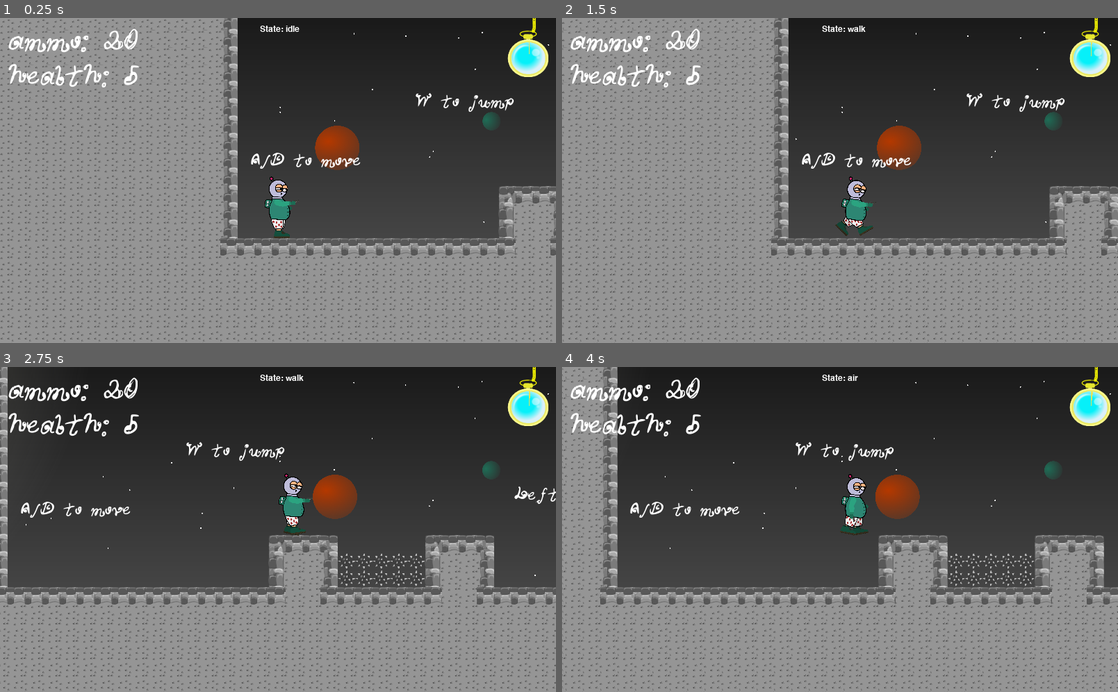
Above: before the commit, frames 1-4 (two rows, left to right).
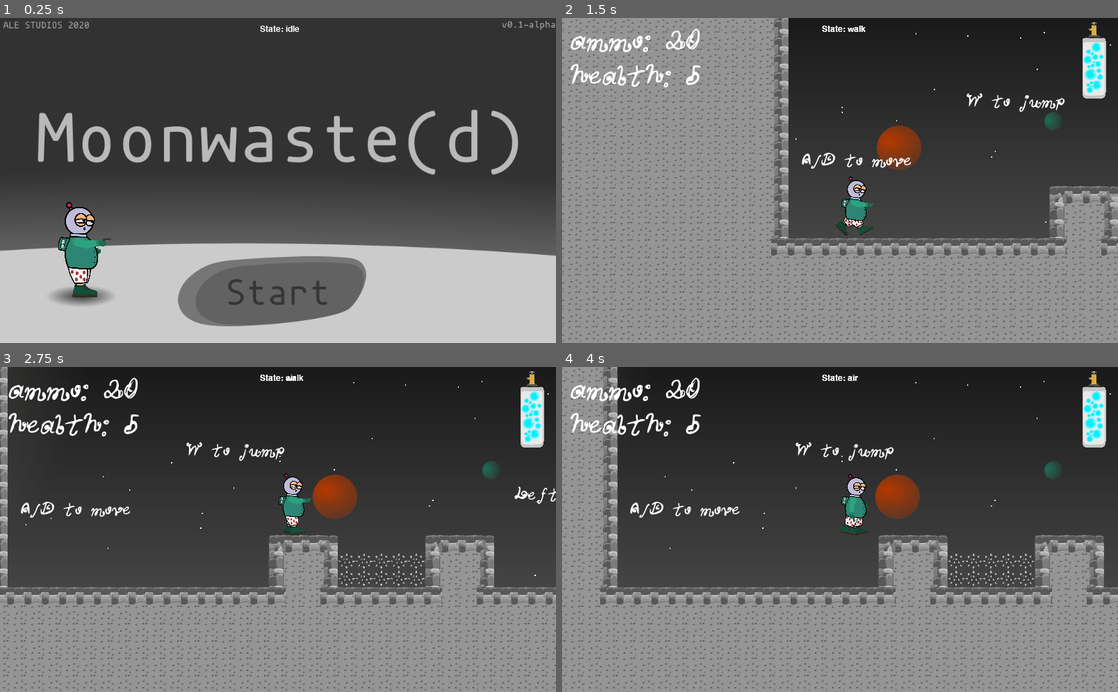
Above: after the commit, the same moments.

Repository: sredna43/gameoff2020
Game: Godot game, scene res://Main.tscn
Two runs of this game, one before a commit and one after it. Both use one fixed random seed, a clock stepped at 60 frames per second and the inputs below.
Inputs (mouse positions are in pixels of both pictures, inside the frame that each line leads up to):
- Up to frame 1 (0.25 s): no input
- Up to frame 2 (1.5 s): click (834, 291) at 0.52 s; move the mouse to (962, 164) at 1.27 s; press the mouse at (962, 164) at 1.28 s; hold D (player_right) from 1.28 s (still down)
- Up to frame 3 (2.75 s): keep holding D (player_right); tap Space (player_jump) at 1.52, 2.27 s; move the mouse to (166, 545) at 2.02 s; release the mouse at (166, 545) at 2.03 s; tap Shift (player_run) at 2.1 s; click (166, 545) at 2.3 s
- Up to frame 4 (4 s): move the mouse to (895, 458) at 2.77 s; release D (player_right) at 2.78 s; press the mouse at (895, 458) at 2.78 s; hold A (player_left) 2.78-3.53 s; move the mouse to (812, 594) at 3.52 s; release the mouse at (812, 594) at 3.53 s; hold D (player_right) from 3.53 s (still down); click (812, 594) at 3.6 s; tap Space (player_jump) at 3.77 s

The runs differ from the first frame. In frame 1, 65% of the frame differs, in the area x 0-100%, y 0-100%; in frame 2, 1.1%; in frame 3, 1.1%; in frame 4, 1.1%.

Commit message:
Added a main menu

Diff:
--- a/Godot/Main.tscn
+++ b/Godot/Main.tscn
@@ -1,12 +1,16 @@
-[gd_scene load_steps=4 format=2]
+[gd_scene load_steps=5 format=2]
 
 [ext_resource path="res://main.gd" type="Script" id=1]
 [ext_resource path="res://scenes/huds/hud/GameHUD.tscn" type="PackedScene" id=2]
+[ext_resource path="res://scenes/huds/main_menu/MainMenu.tscn" type="PackedScene" id=3]
 [ext_resource path="res://scenes/huds/pause_menu/PauseMenu.tscn" type="PackedScene" id=4]
 
 [node name="Main" type="Node"]
 pause_mode = 2
 script = ExtResource( 1 )
+
+[node name="MainMenu" parent="." instance=ExtResource( 3 )]
+visible = false
 
 [node name="PauseMenu" parent="." instance=ExtResource( 4 )]
 margin_left = 358.095
--- a/Godot/global.gd
+++ b/Godot/global.gd
@@ -5,6 +5,8 @@
 ### Game variables ###
 
 var dev: bool = true
+enum GAME_STATES {MENU, PAUSED, PLAYING}
+var game_state = GAME_STATES.MENU
 
 # Worlds
 var worlds: Dictionary = {
--- a/Godot/main.gd
+++ b/Godot/main.gd
@@ -4,14 +4,21 @@
 
 onready var global: Node = get_node("/root/Global")
 onready var _pause_menu = $PauseMenu
+onready var _main_menu = $MainMenu
+onready var _start_button = $MainMenu/Menu/StartButton
 var current_world: String = "Moon"
 var current_level: String = "Level1"
 
 func _ready() -> void:
+    _main_menu.open()
+    _start_button.connect("pressed", self, "start_game")
+
+func start_game() -> void:
+    _main_menu.close()
+    global.game_state = global.GAME_STATES.PLAYING
     global.current_level_path = global.worlds[current_world][current_level]
     global.things_that_kill_you = global.death_by_world[current_world]
     global.on_checkpoint = 0
-
     global.goto_scene(global.current_level_path)
 
 func _unhandled_input(event):
--- a/Godot/scenes/huds/hud/GameHUD.gd
+++ b/Godot/scenes/huds/hud/GameHUD.gd
@@ -9,5 +9,6 @@
 onready var global: Node = get_node("/root/Global")
 
 func _physics_process(_delta: float) -> void:
+    visible = global.game_state == global.GAME_STATES.PLAYING
     ammo_label.text = "ammo: " + str(global.ammo)
     health_label.text = "health: " + str(global.health)
--- a/Godot/scenes/huds/hud/GameHUD.tscn
+++ b/Godot/scenes/huds/hud/GameHUD.tscn
@@ -27,7 +27,8 @@
 [node name="HealthLabel" parent="Labels" instance=ExtResource( 3 )]
 
 [node name="OxygenBar" parent="." instance=ExtResource( 4 )]
-margin_left = 909.437
-margin_top = -1.15431
-margin_right = 1000.44
-margin_bottom = 108.846
+margin_left = 947.535
+margin_top = 8.37007
+margin_right = 1223.53
+margin_bottom = 887.37
+rect_scale = Vector2( 0.16, 0.16 )
--- a/Godot/scenes/huds/hud/OxygenBar.tscn
+++ b/Godot/scenes/huds/hud/OxygenBar.tscn
@@ -13,16 +13,16 @@
 }
 
 [node name="CenterContainer" type="CenterContainer" parent="."]
-margin_right = 91.0
-margin_bottom = 110.0
+margin_right = 276.0
+margin_bottom = 879.0
 
 [node name="TextureProgress" type="TextureProgress" parent="CenterContainer"]
-margin_right = 91.0
-margin_bottom = 110.0
+margin_right = 276.0
+margin_bottom = 879.0
 value = 100.0
 texture_under = ExtResource( 3 )
 texture_progress = ExtResource( 2 )
-fill_mode = 5
+fill_mode = 3
 radial_center_offset = Vector2( 10, 20 )
 __meta__ = {
 "_edit_use_anchors_": false
--- /dev/null
+++ b/Godot/scenes/huds/main_menu/MainMenu.tscn
@@ -0,0 +1,63 @@
+[gd_scene load_steps=8 format=2]
+
+[ext_resource path="res://assets/hud/main_menu.png" type="Texture" id=1]
+[ext_resource path="res://scenes/player/Player.tscn" type="PackedScene" id=2]
+[ext_resource path="res://assets/hud/start.png" type="Texture" id=3]
+[ext_resource path="res://assets/hud/start_hover.png" type="Texture" id=4]
+[ext_resource path="res://assets/hud/start_pressed.png" type="Texture" id=5]
+[ext_resource path="res://scenes/huds/main_menu/main_menu.gd" type="Script" id=6]
+
+[sub_resource type="RectangleShape2D" id=1]
+extents = Vector2( 57.4994, 10 )
+
+[node name="MainMenu" type="Node2D"]
+script = ExtResource( 6 )
+
+[node name="Menu" type="Control" parent="."]
+margin_right = 40.0
+margin_bottom = 40.0
+__meta__ = {
+"_edit_use_anchors_": false
+}
+
+[node name="Background" type="TextureRect" parent="Menu"]
+margin_right = 1024.0
+margin_bottom = 600.0
+texture = ExtResource( 1 )
+
+[node name="StartButton" type="TextureButton" parent="Menu"]
+anchor_left = 0.5
+anchor_right = 0.5
+anchor_bottom = 1.0
+margin_left = 308.29
+margin_top = 439.712
+margin_right = 654.29
+margin_bottom = 528.712
+texture_normal = ExtResource( 3 )
+texture_pressed = ExtResource( 5 )
+texture_hover = ExtResource( 4 )
+__meta__ = {
+"_edit_use_anchors_": false
+}
+
+[node name="PlayerStand" type="StaticBody2D" parent="."]
+collision_layer = 4
+
+[node name="CollisionShape2D" type="CollisionShape2D" parent="PlayerStand"]
+position = Vector2( 147.411, 525.387 )
+shape = SubResource( 1 )
+
+[node name="Player" parent="." instance=ExtResource( 2 )]
+position = Vector2( 145.73, 440.789 )
+rotation = 1.50996e-07
+scale = Vector2( 3.871, 3.84 )
+collision_layer = 0
+collision_mask = 4
+walk_speed = 0.0
+run_speed = 0.0
+walk_accel = 0.0
+run_accel = 0.0
+friction = 0.0
+air_accel = 0.0
+run_jump_power = 0.0
+air_resistance = 0.0
--- /dev/null
+++ b/Godot/scenes/huds/main_menu/main_menu.gd
@@ -0,0 +1,7 @@
+extends Node2D
+
+func open() -> void:
+    visible = true
+
+func close() -> void:
+    visible = false
--- a/Godot/scenes/player/Player.tscn
+++ b/Godot/scenes/player/Player.tscn
@@ -949,8 +949,7 @@
 "values": [ -3.38349, 70.2364, 233.681, 353.329 ]
 }
 
-[sub_resource type="Animation" id=3]
-resource_name = "jump"
+[sub_resource type="Animation" id=5]
 tracks/0/type = "value"
 tracks/0/path = NodePath("hip/torso/helmet/eyes:position")
 tracks/0/interp = 1
@@ -1869,8 +1868,7 @@
 "values": [ -3.38349, -3.38349, -3.38349, -3.38349 ]
 }
 
-[sub_resource type="Animation" id=4]
-resource_name = "walk"
+[sub_resource type="Animation" id=7]
 length = 0.8
 loop = true
 tracks/0/type = "value"
@@ -2400,22 +2398,24 @@
 
 [node name="thigh_l" type="Sprite" parent="root"]
 modulate = Color( 0.866667, 0.866667, 0.866667, 1 )
-position = Vector2( 27.705, 3.07813 )
-rotation = -0.727471
+position = Vector2( 27.705, 1.57493 )
+rotation = 0.0924415
 z_index = 1
 texture = ExtResource( 17 )
 offset = Vector2( -4.11979, 112.495 )
 
 [node name="shin_l" type="Sprite" parent="root/thigh_l"]
 position = Vector2( 15.4371, 116.939 )
-rotation = -0.0316176
+rotation = 0.0916905
+scale = Vector2( 1, 1 )
 z_as_relative = false
 texture = ExtResource( 19 )
 offset = Vector2( -3.01932, 61.4949 )
 
 [node name="foot_l" type="Sprite" parent="root/thigh_l/shin_l"]
-position = Vector2( -0.0894356, 107.978 )
-rotation = 0.0563211
+position = Vector2( -0.0893974, 107.978 )
+rotation = -0.180423
+scale = Vector2( 1, 1 )
 z_index = 1
 z_as_relative = false
 texture = ExtResource( 18 )
@@ -2424,41 +2424,41 @@
 [node name="bicep_l" type="Sprite" parent="root"]
 modulate = Color( 0.835294, 0.835294, 0.835294, 1 )
 light_mask = -2147483647
-position = Vector2( 10.1687, -198.685 )
-rotation = 0.801715
+position = Vector2( -2.01795, -220.236 )
+rotation = -0.511532
+scale = Vector2( 1, 1 )
 texture = ExtResource( 10 )
 offset = Vector2( -5.61292, 39.767 )
 
 [node name="hand_l" type="Sprite" parent="root/bicep_l"]
-position = Vector2( 28.0741, 186.349 )
-rotation = 1.43938
+position = Vector2( 63.3648, 161.781 )
+rotation = 1.03947
 scale = Vector2( 0.789305, 0.789305 )
 texture = ExtResource( 21 )
 offset = Vector2( 36.7411, -21.3548 )
 
 [node name="forearm_l" type="Sprite" parent="root/bicep_l"]
 position = Vector2( -14.895, 86.9968 )
-rotation = 0.0150622
+rotation = -0.384845
 texture = ExtResource( 12 )
 offset = Vector2( 23.3624, 51.5565 )
 
 [node name="antenna" type="Sprite" parent="root"]
-position = Vector2( -89.6706, -472.383 )
-rotation = -0.573735
-scale = Vector2( 1, 1 )
+position = Vector2( -74.6878, -502.351 )
+rotation = -0.0445357
 texture = ExtResource( 15 )
 offset = Vector2( -13.1418, -28.02 )
 
 [node name="hip" type="Node2D" parent="root"]
-position = Vector2( -6.10327, 17.3316 )
+position = Vector2( -6.10327, 15.8284 )
 rotation = -0.059053
 __meta__ = {
 "_edit_bone_": true
 }
 
 [node name="thigh_r" type="Sprite" parent="root/hip"]
-position = Vector2( 2.61893, -26.1719 )
-rotation = 1.01094
+position = Vector2( -47.2556, -2.674 )
+rotation = 0.013755
 z_index = 2
 texture = ExtResource( 17 )
 offset = Vector2( 40.0099, 107.7 )
@@ -2469,7 +2469,7 @@
 
 [node name="shin_r" type="Sprite" parent="root/hip/thigh_r"]
 position = Vector2( 45.7853, 152.782 )
-rotation = -6.69561
+rotation = -6.54738
 z_index = 1
 z_as_relative = false
 texture = ExtResource( 19 )
@@ -2480,7 +2480,7 @@
 
 [node name="foot_r" type="Sprite" parent="root/hip/thigh_r/shin_r"]
 position = Vector2( -17.1248, 72.6802 )
-rotation = 0.257928
+rotation = 0.307408
 texture = ExtResource( 18 )
 offset = Vector2( 49.2577, 48.3351 )
 __meta__ = {
@@ -2495,7 +2495,7 @@
 
 [node name="remote_thigh_l" type="RemoteTransform2D" parent="root/hip"]
 position = Vector2( 34.5906, -12.2333 )
-rotation = -0.668418
+rotation = 0.151495
 remote_path = NodePath("../../thigh_l")
 __meta__ = {
 "_edit_bone_": true,
@@ -2504,7 +2504,7 @@
 
 [node name="remote_shin_l" type="RemoteTransform2D" parent="root/hip/remote_thigh_l"]
 position = Vector2( 15.4371, 116.939 )
-rotation = -0.0316176
+rotation = 0.0916905
 remote_path = NodePath("../../../thigh_l/shin_l")
 __meta__ = {
 "_edit_bone_": true
@@ -2512,7 +2512,7 @@
 
 [node name="remote_foot_l" type="RemoteTransform2D" parent="root/hip/remote_thigh_l/remote_shin_l"]
 position = Vector2( -0.0894203, 107.978 )
-rotation = 0.0563209
+rotation = -0.180423
 remote_path = NodePath("../../../../thigh_l/shin_l/foot_l")
 __meta__ = {
 "_edit_bone_": true
@@ -2526,8 +2526,8 @@
 }
 
 [node name="torso" type="Sprite" parent="root/hip"]
-position = Vector2( -61.2415, 20.4155 )
-rotation = 0.164822
+position = Vector2( -58.8251, 4.39663 )
+rotation = 0.10841
 z_index = 2
 texture = ExtResource( 9 )
 offset = Vector2( 49.1212, -119.843 )
@@ -2538,7 +2538,7 @@
 
 [node name="helmet" type="Sprite" parent="root/hip/torso"]
 position = Vector2( 45.1709, -259.693 )
-rotation = -0.175284
+rotation = -0.0134292
 texture = ExtResource( 16 )
 offset = Vector2( -0.358482, -150.802 )
 __meta__ = {
@@ -2562,7 +2562,7 @@
 
 [node name="remote_antenna" type="RemoteTransform2D" parent="root/hip/torso/helmet"]
 position = Vector2( -77.6645, -266.274 )
-rotation = -0.50422
+rotation = -0.0804635
 remote_path = NodePath("../../../../antenna")
 __meta__ = {
 "_edit_bone_": true
@@ -2576,7 +2576,7 @@
 
 [node name="remote_bicep_l" type="RemoteTransform2D" parent="root/hip/torso"]
 position = Vector2( 50.4377, -246.714 )
-rotation = 0.695947
+rotation = -0.560889
 remote_path = NodePath("../../../bicep_l")
 __meta__ = {
 "_edit_bone_": true,
@@ -2585,7 +2585,7 @@
 
 [node name="remote_forearm_l" type="RemoteTransform2D" parent="root/hip/torso/remote_bicep_l"]
 position = Vector2( -14.895, 86.9968 )
-rotation = -6.26812
+rotation = -6.66803
 remote_path = NodePath("../../../../bicep_l/forearm_l")
 __meta__ = {
 "_edit_bone_": true
@@ -2645,12 +2645,13 @@
 }
 
 [node name="AnimationPlayer" type="AnimationPlayer" parent="root"]
-anims/air = SubResource( 6 )
-anims/double_jump = SubResource( 7 )
+autoplay = "idle"
+anims/air = SubResource( 3 )
+anims/double_jump = SubResource( 4 )
 anims/idle = ExtResource( 22 )
-anims/jump = SubResource( 3 )
-anims/run = SubResource( 8 )
-anims/walk = SubResource( 4 )
+anims/jump = SubResource( 5 )
+anims/run = SubResource( 6 )
+anims/walk = SubResource( 7 )
 
 [node name="debug" type="CanvasLayer" parent="."]
 
--- a/Godot/scenes/player/scripts/controller.gd
+++ b/Godot/scenes/player/scripts/controller.gd
@@ -89,10 +89,11 @@
     if get_slide_count():
         for i in get_slide_count():
             var collision = get_slide_collision(i)
-            can_fall_through = collision.collider.name == "OneWayMoonTiles"
-            on_vertical_platform = collision.collider.name.begins_with("VerticalPlatform")
-            if collision.collider.name in global.things_that_kill_you and not hit_cooldown_timer.time_left > 0:
-                hit(collision.collider.name)
+            if collision.collider:
+                can_fall_through = collision.collider.name == "OneWayMoonTiles"
+                on_vertical_platform = collision.collider.name.begins_with("VerticalPlatform")
+                if collision.collider.name in global.things_that_kill_you and not hit_cooldown_timer.time_left > 0:
+                    hit(collision.collider.name)
     else:
         can_fall_through = false
         on_vertical_platform = false
@@ -132,6 +133,8 @@
 
 
 func fire() -> void:
+    if global.game_state != global.GAME_STATES.PLAYING:
+        return
     if not global.dev:
         global.ammo = clamp(global.ammo-1, 0, global.max_ammo)
     if not controller_is_connected or Input.is_mouse_button_pressed(BUTTON_LEFT):
Binary file added: Godot/assets/hud/main_menu.png
Not shown, added: Godot/assets/hud/main_menu.png.import
Binary file changed: Godot/assets/hud/over.png
Binary file added: Godot/assets/hud/start.png
Not shown, added: Godot/assets/hud/start.png.import
Binary file added: Godot/assets/hud/start_hover.png
Not shown, added: Godot/assets/hud/start_hover.png.import
Binary file added: Godot/assets/hud/start_pressed.png
Not shown, added: Godot/assets/hud/start_pressed.png.import
Binary file changed: Godot/assets/hud/under.png
Not shown: 5 places in Godot/scenes/player/Player.tscn that only renumber resources
